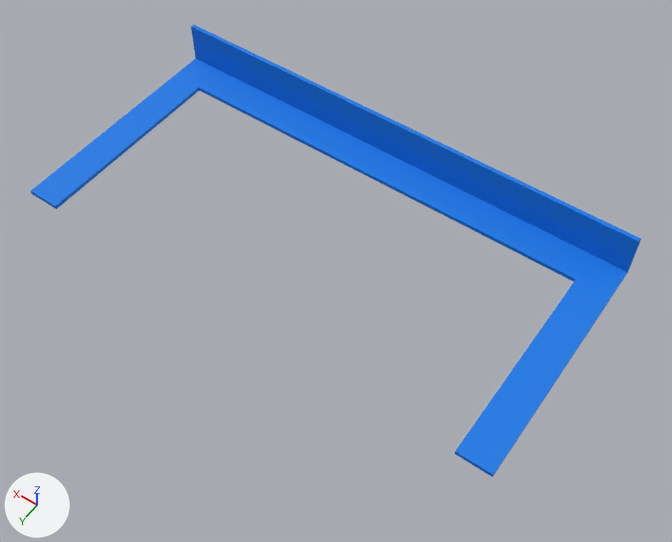
What one commit did to the OBJ model models/nav_support_plateau_left.obj.
One viewpoint serves both versions: a 50 mm camera at (-40.2, 45.7, 76.7) aimed at (-2.9, -6.5, -5.3). Arrows for +X, +Y and +Z are at lower left; the lights stay in place. Where no turn or scale is listed for an object, it has been applied to the vertices. Vertices at the same position are counted once.

In view in the first picture: 'Cube_Cube.001'.
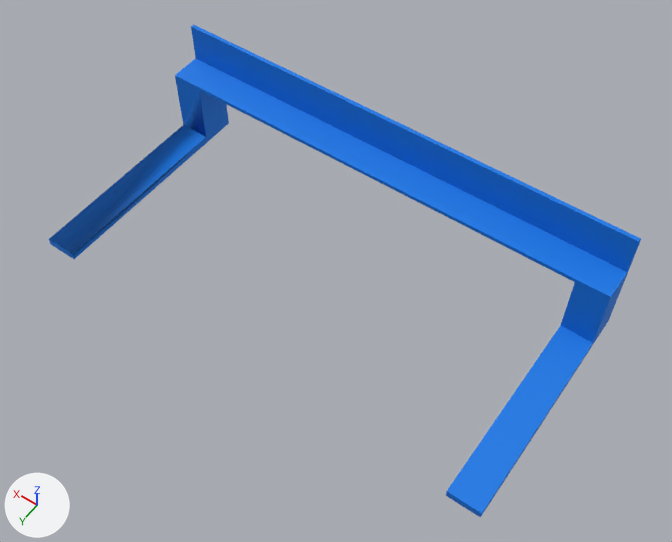
What differs and where, as boxes [x1, y1, x2, y2] in the pictures (672 x 542 px):
'Cube_Cube.001', reshaped (9% taller): before [31, 24, 641, 477]; after [49, 24, 641, 517]

Patch to the scene script:
```diff
--- a/models/nav_support_plateau_left.obj.py
+++ b/models/nav_support_plateau_left.obj.py
@@ me_cube_cube_001 @@
 # used by ob_cube_cube_001; location = (0.0, 0.0, 0.0)
-me_cube_cube_001.from_pydata(...)  # 23 vertices, 37 faces, 1 loose edge; spans x -30.0..30.0, y -22.0..7.0, z -1.5..4.0
+me_cube_cube_001.from_pydata(...)  # 28 vertices, 52 faces; spans x -30.0..30.0, y -22.0..7.0, z -10.5..4.0
+# me_cube_cube_001 part 1
+# 15 vertices are removed from x -30.0..30.0, y -22.0..7.0, z -1.5..1.0
+# 37 faces are deleted
+# 1 loose edge is deleted
+# 12 vertices are added at x -30.0..30.0, y -22.0..7.0, z -10.5..-1.0
+# 8 new vertices lie (4.0, 0.0, 0.0) away from vertices in x -30.0..26.0, y -22.0..7.0, z -10.5..-9.5
+# 52 new faces join them
 me_cube_cube_001.materials.append(mat_material_001)
```
